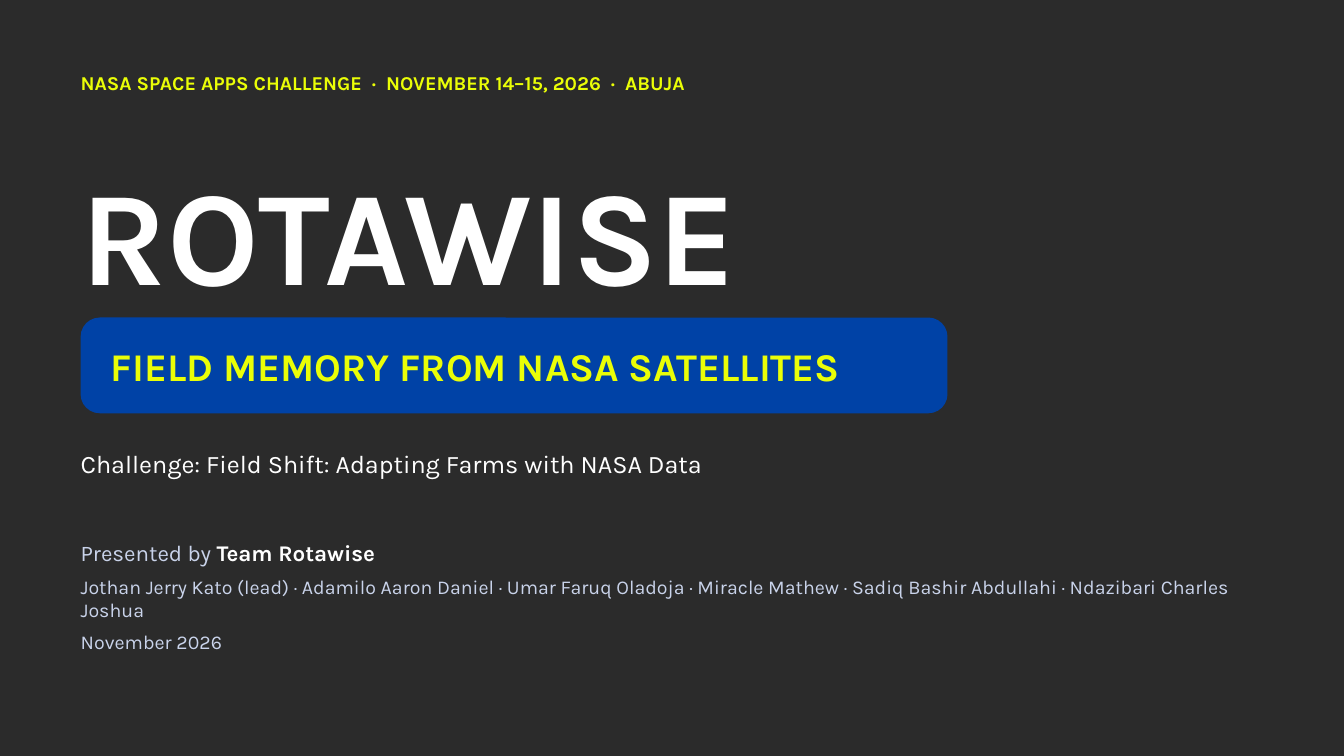
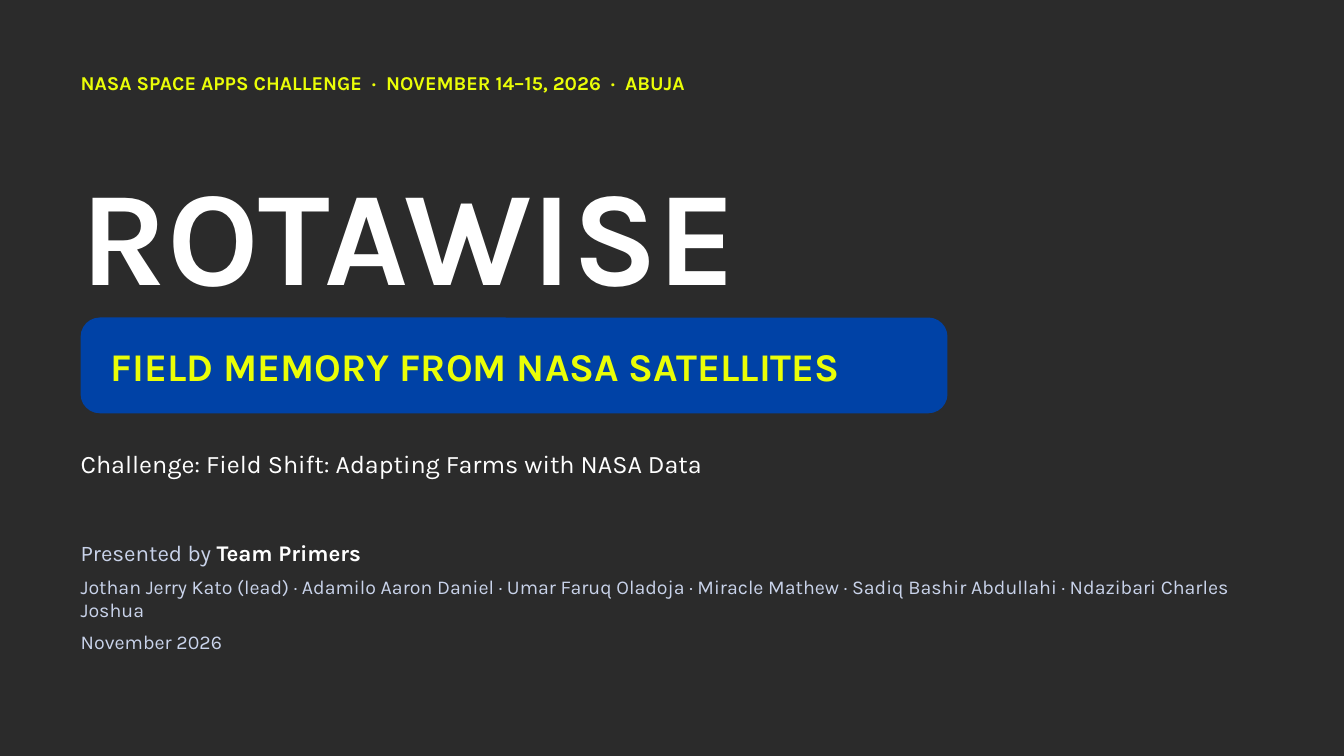
Before and after one commit to Jothankato05/Rotawise, a slide deck: slide 1 of deck/Rotawise_Pitch_Deck.pptx. Drawn at 1344x756 pixels with LibreOffice and Linux fonts; fonts in the diff are those of the drawing; background and template pictures are left out; a plain dark background stands for a picture behind light text. Boxes give left, top, right and bottom in pixels: in the first picture for what was removed or moved away, otherwise in the second. Text is boxed around its words. In the diff, an @@ line names an element or a change of style, - is before the commit and + after.

Commit message:
Deck: presented by Team Primers

```diff
--- a/deck/Rotawise_Pitch_Deck.pptx
+++ b/deck/Rotawise_Pitch_Deck.pptx
@@ text at (81, 545, 361, 567): text changed; text colour #FFFFFF to #C9D3EA; bold off @@
-Presented by Team Rotawise
+Presented by Team Primers
```
Also in this commit, not shown: 3 other files.
